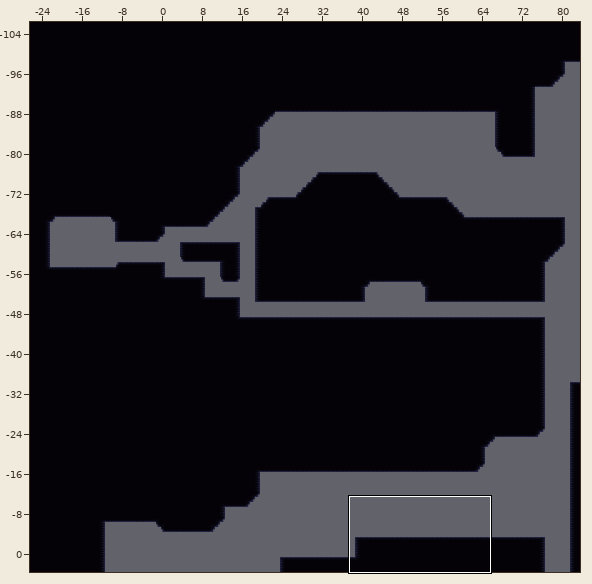
An edit to a level. Tiled map, UnityProject/CaseFileDream/Assets/CaseFileDream/TileSets/Tiled/TutorialLevel/TutorialAreaTileMap.tmx. The picture above shows the old version from afar; the outline marks the close-up.
Close-up. The starting point:
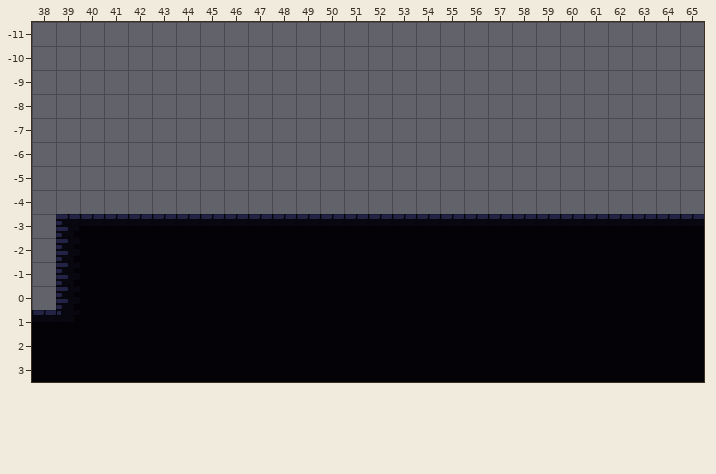
Cells are 32x32 px. Shown: x 38..65, y -11..3. Layer "DarkBrickTerrainVer2" is drawn -32,0 px off the grid.
Once edited:
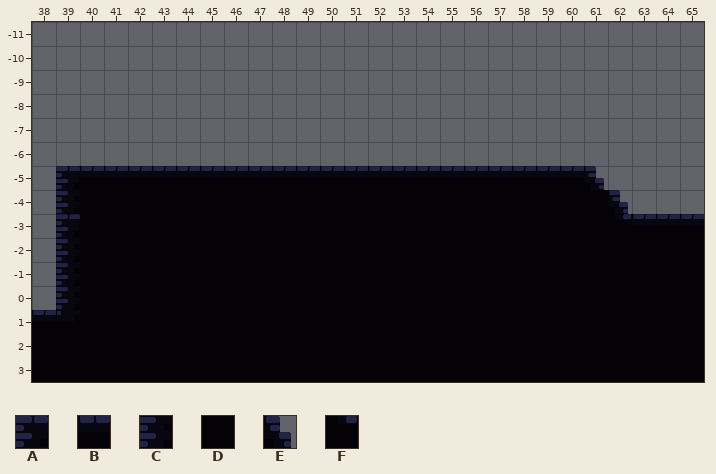
Key: from "DarkBrickTerrain": A 0, B 1, C 8, D 9, E 39, F 47.
_ is an empty cell, . an unchanged one.
Diff:
--- layer "DarkBrickTerrainVer2"
@@ x 40..63 @@
- -5 _______________________.
- -4 ________________________
- -3 .BBBBBBBBBBBBBBBBBBBBBBB
+ -5 ABBBBBBBBBBBBBBBBBBBBBE.
+ -4 CDDDDDDDDDDDDDDDDDDDDDDE
+ -3 .DDDDDDDDDDDDDDDDDDDDDDF
Changed places in both close-ups, as pixel boxes (x1, y1, x2, y2):
changed: (56, 166, 632, 226)
